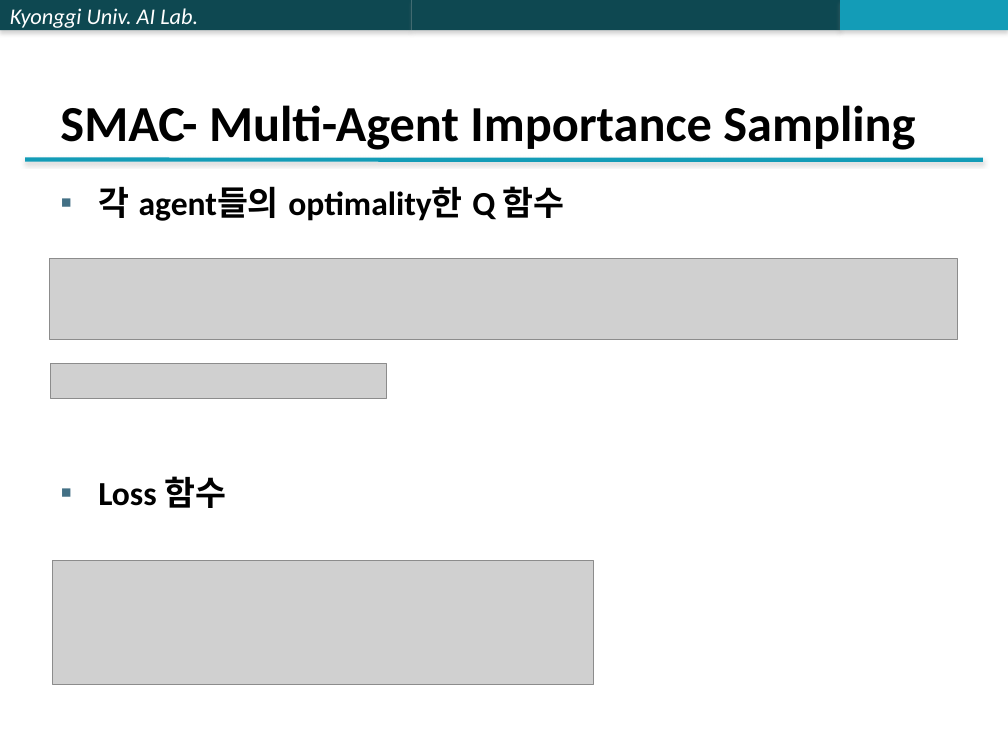
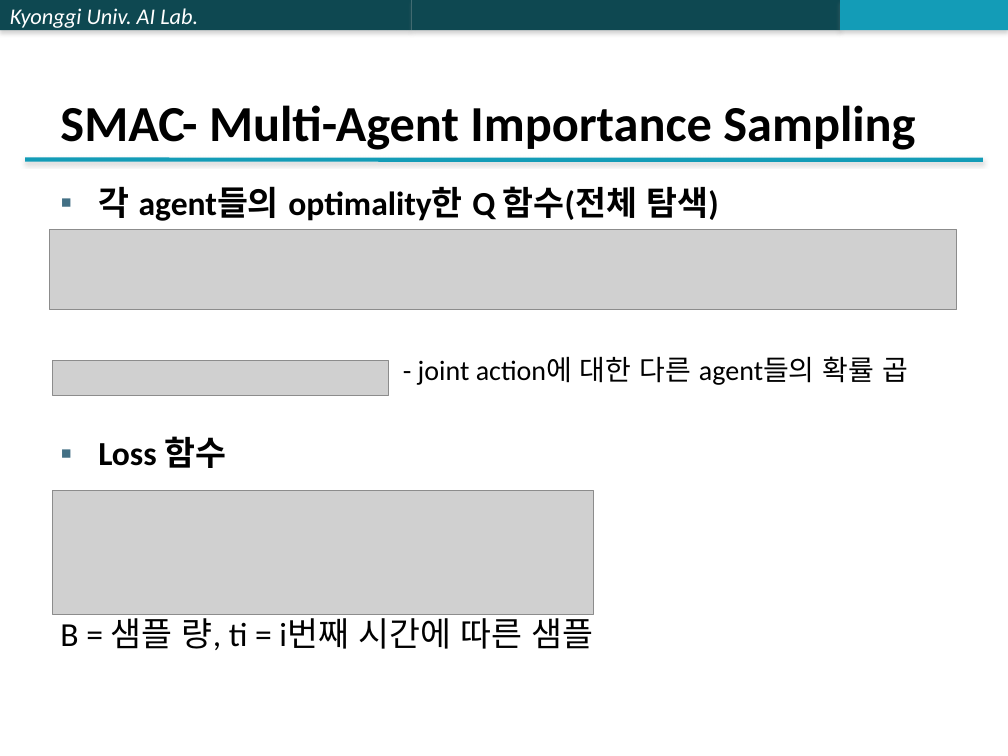
Before and after one commit to jk96491/PapersSeminar, a slide deck: slide 11 of Multi_Agent/PPTX/Stabilising Experience Replay for Deep Multi-Agent Reinforcement Learning.pptx. Drawn at 1008x756 pixels with LibreOffice and Linux fonts; fonts in the diff are those of the drawing; grey boxes stand for pictures. Boxes give left, top, right and bottom in pixels: in the first picture for what was removed or moved away, otherwise in the second. Text is boxed around its words. In the diff, an @@ line names an element or a change of style, - is before the commit and + after.

```diff
--- a/Multi_Agent/PPTX/Stabilising Experience Replay for Deep Multi-Agent Reinforcement Learning.pptx
+++ b/Multi_Agent/PPTX/Stabilising Experience Replay for Deep Multi-Agent Reinforcement Learning.pptx
@@ text at box(98, 186, 908, 385): text changed @@
-▪ 각 agent들의 optimality한 Q 함수
+▪ 각 agent들의 optimality한 Q 함수(전체 탐색)
+▪ - joint action에 대한 다른 agent들의 확률 곱
@@ picture: place and size @@
-picture at box(50, 259, 958, 340)
+picture at box(49, 229, 957, 309)
@@ picture: place and size @@
-picture at box(52, 560, 593, 684)
+picture at box(52, 491, 593, 615)
@@ text at box(60, 611, 594, 650): paragraph added @@
+B = 샘플 량, ti = i번째 시간에 따른 샘플
```
Also in this commit, not shown: 2 other slides changed, 4 slides added, 1 slide removed.
